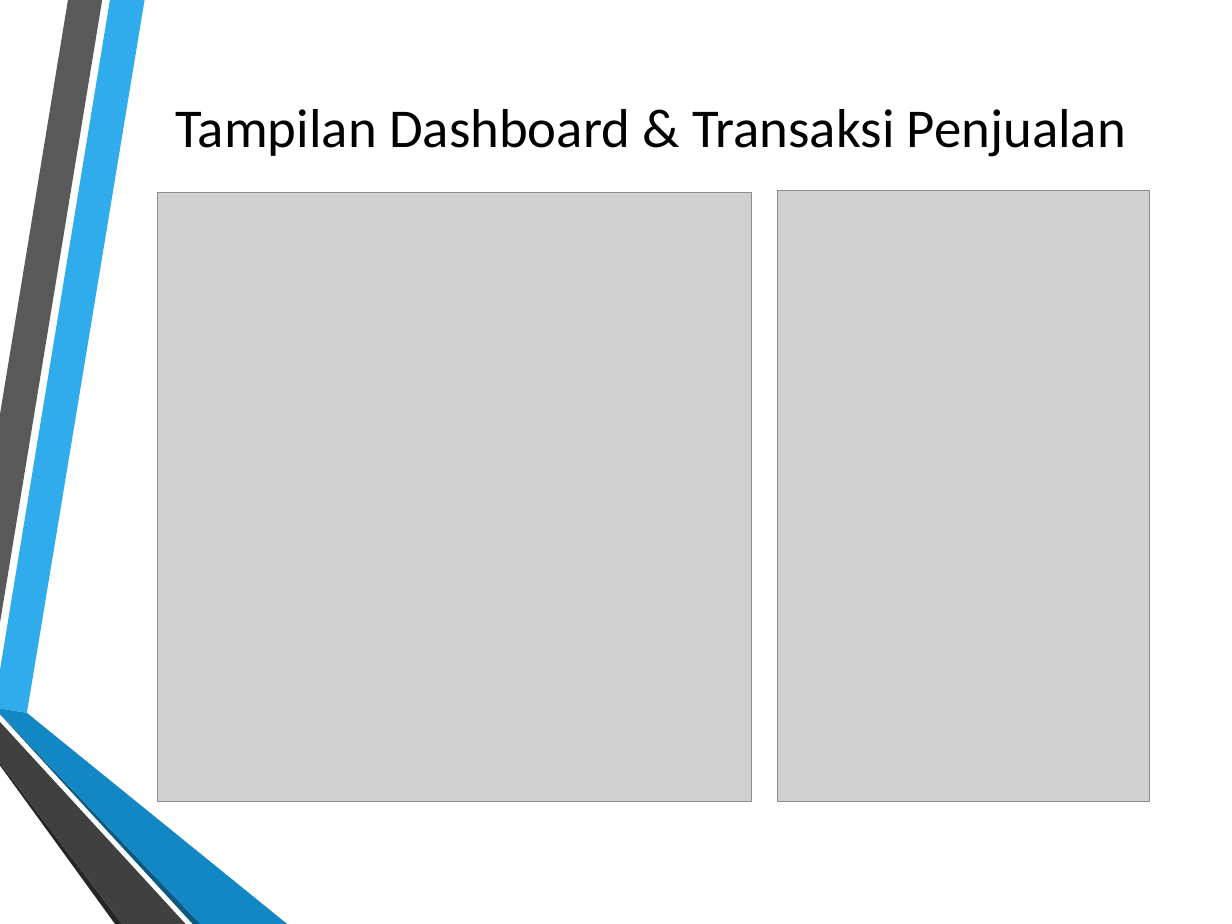
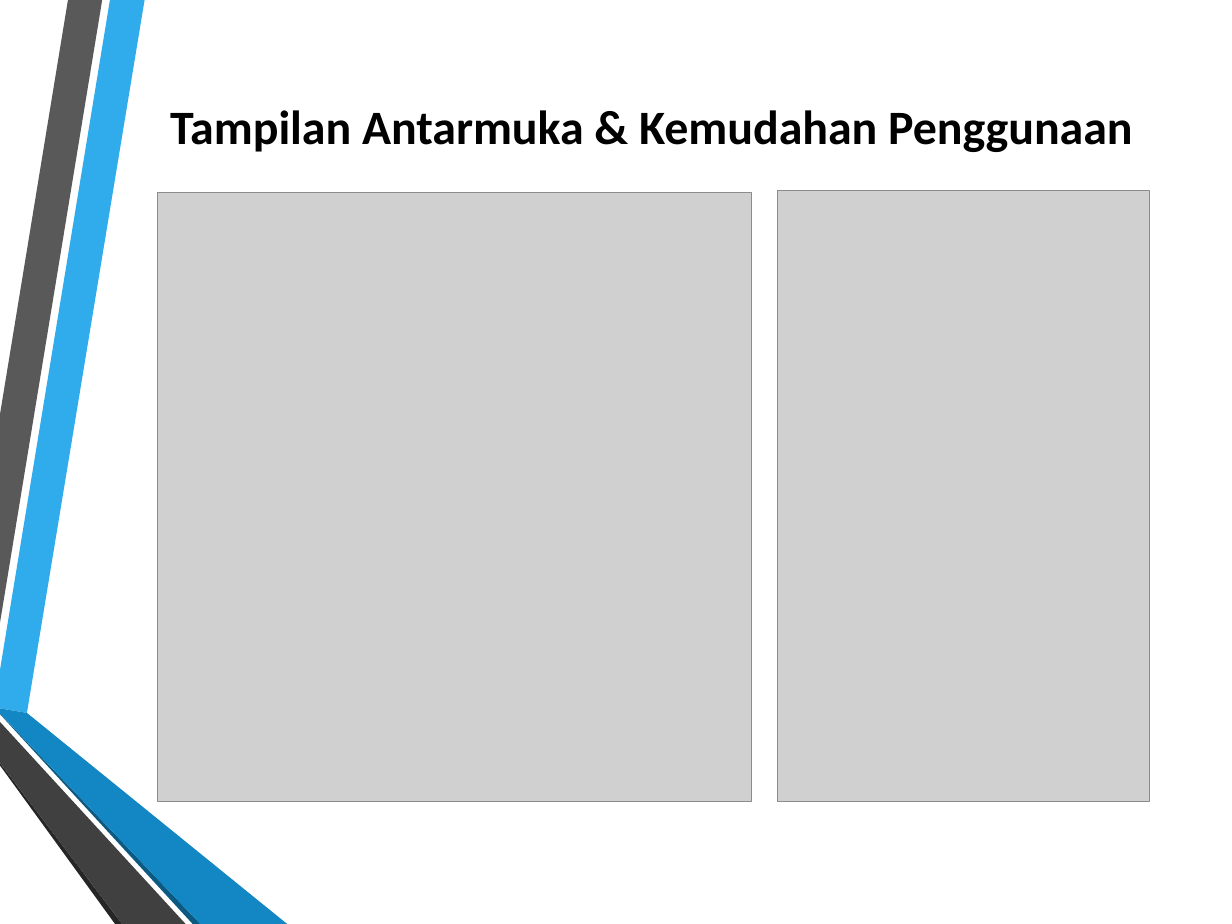
Before and after one commit to dendie851/sbiz-php, a slide deck: slide 5 of presentation/slide-presentation.pptx. Drawn at 1232x924 pixels with LibreOffice and Linux fonts; fonts in the diff are those of the drawing; grey boxes stand for pictures; background and template pictures are left out. Boxes give left, top, right and bottom in pixels: in the first picture for what was removed or moved away, otherwise in the second. Text is boxed around its words. In the diff, an @@ line names an element or a change of style, - is before the commit and + after.

```diff
--- a/presentation/slide-presentation.pptx
+++ b/presentation/slide-presentation.pptx
@@ title at [170, 110, 1132, 152]: text changed; size 32 to 28 pt; bold on @@
-Tampilan Dashboard & Transaksi Penjualan
+Tampilan Antarmuka & Kemudahan Penggunaan
```
Also in this commit, not shown: 8 other slides changed, 4 slides added, 4 slides removed, 3 other files.
